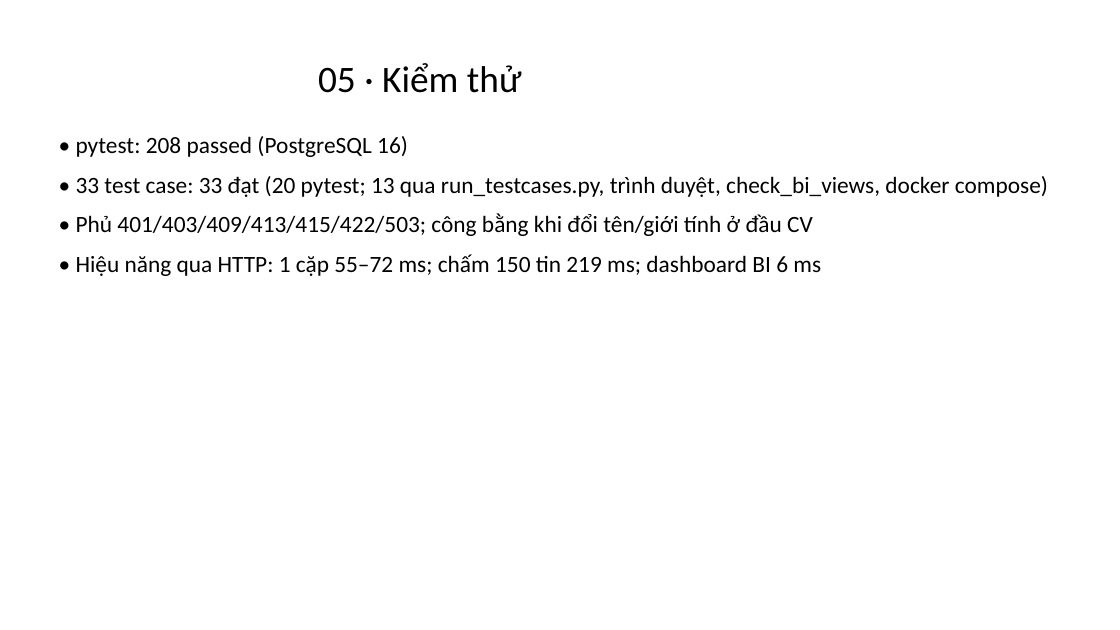
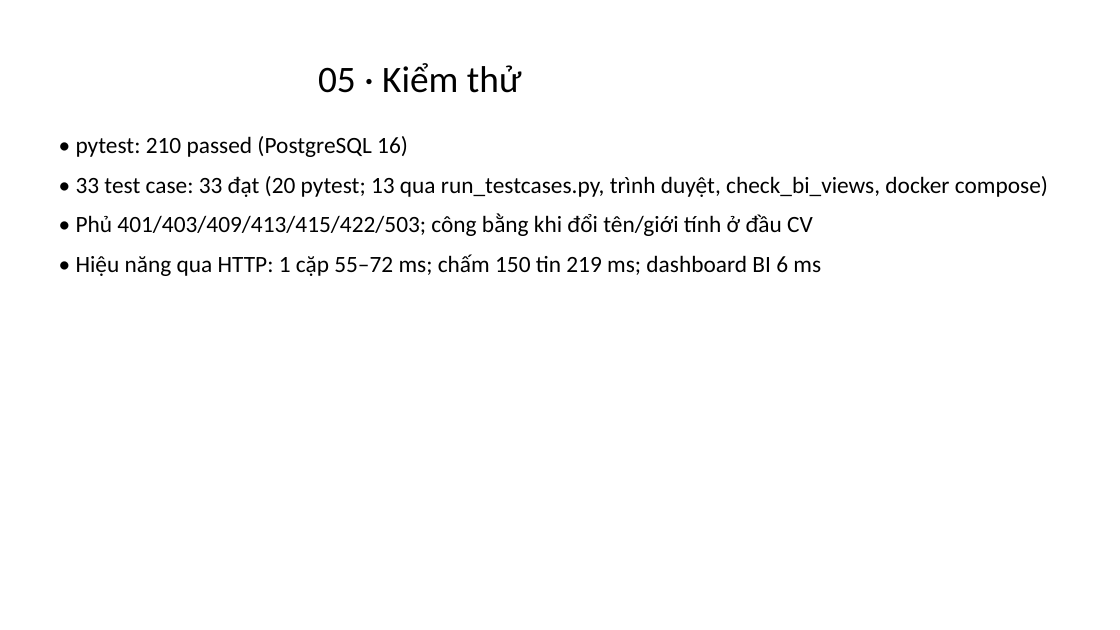
Before and after one commit to tbill111/TimKiemViecLam, a slide deck: slide 10 of docs/report/Slide_TH3.pptx. Drawn at 1120x630 pixels with LibreOffice and Linux fonts; fonts in the diff are those of the drawing. Boxes give left, top, right and bottom in pixels: in the first picture for what was removed or moved away, otherwise in the second. Text is boxed around its words. In the diff, an @@ line names an element or a change of style, - is before the commit and + after.

```diff
--- a/docs/report/Slide_TH3.pptx
+++ b/docs/report/Slide_TH3.pptx
@@ text at bbox=[76, 136, 408, 157]: text changed @@
-• pytest: 208 passed (PostgreSQL 16)
+• pytest: 210 passed (PostgreSQL 16)
```
Also in this commit, not shown: 3 other slides changed, 26 other files.
